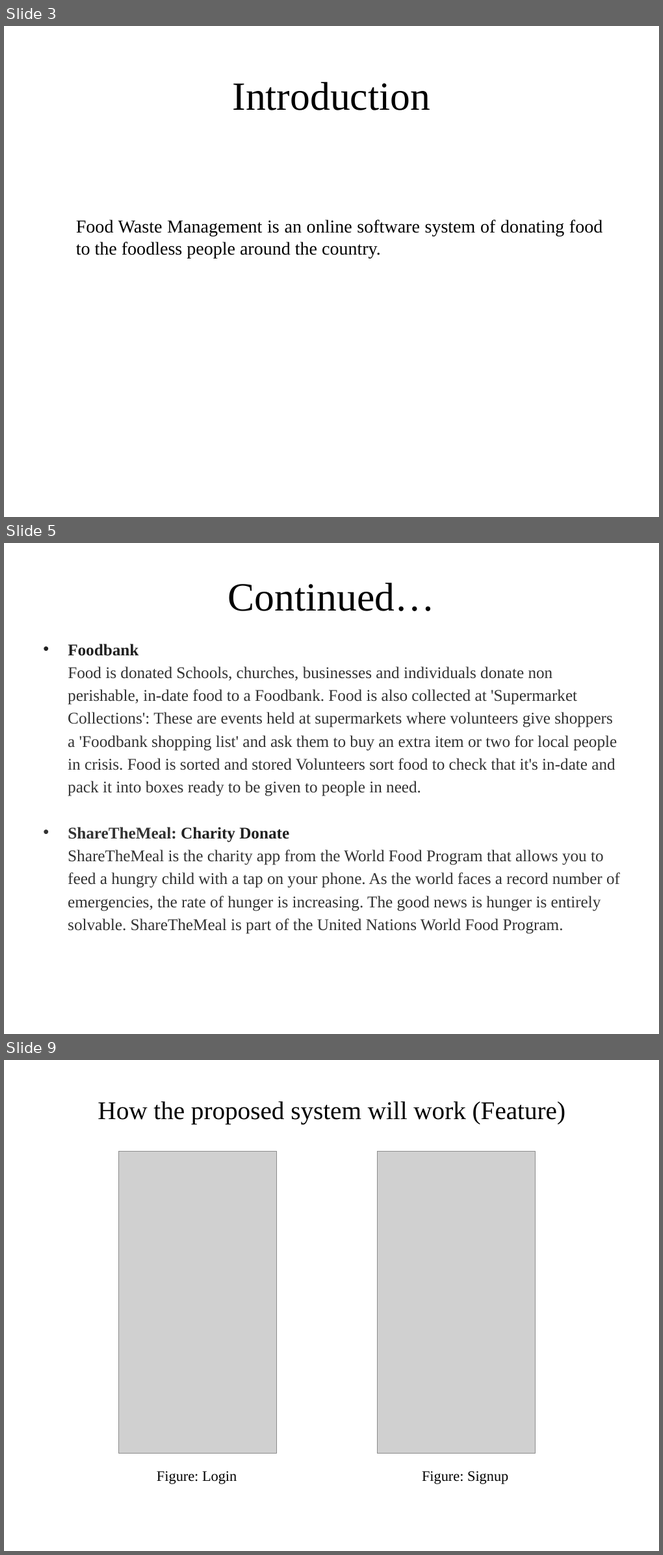
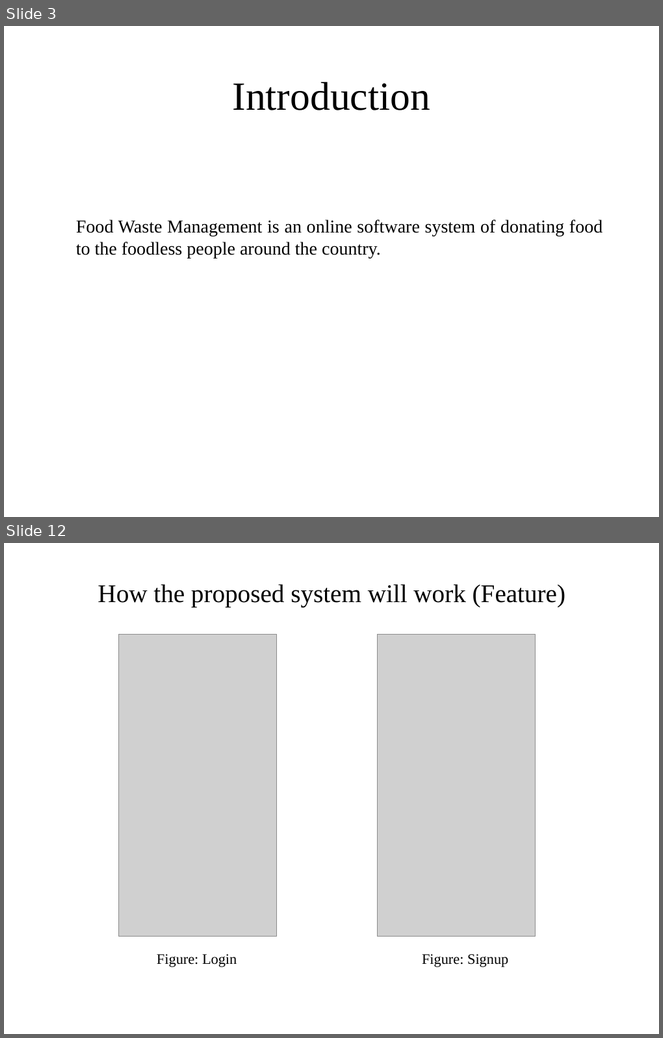
Before and after one commit to RedwanSharafatKabir/DonateUs, a slide deck: Donate Us Files/food waste management.pptx. Shown one above the other, each under a label of ours: slides 3, 5 and 9 before the commit, slides 3 and 12 after it; the slides between them are not shown. The pictures are 663x1555 and 663x1038 pixels, drawn with LibreOffice and Linux fonts; fonts in the diff are those of the drawing; grey boxes stand for pictures. Boxes give left, top, right and bottom in pixels: in the first picture for what was removed or moved away, otherwise in the second. Text is boxed around its words. In the diff, an @@ line names an element or a change of style, - is before the commit and + after.

```diff
--- a/Donate Us Files/food waste management.pptx
+++ b/Donate Us Files/food waste management.pptx
@@ slide 5 removed at bbox=[4, 543, 659, 1034], background #FFFFFF @@
@@ title removed at bbox=[228, 583, 435, 611] @@
-Continued…
@@ text removed at bbox=[68, 644, 620, 934] @@
-• Foodbank
-Food is donated Schools, churches, businesses and individuals donate non
-perishable, in-date food to a Foodbank. Food is also collected at 'Supermarket
-Collections': These are events held at supermarkets where volunteers give shoppers
-a 'Foodbank shopping list' and ask them to buy an extra item or two for local people
-in crisis. Food is sorted and stored Volunteers sort food to check that it's in-date and
-pack it into boxes ready to be given to people in need.
-• ShareTheMeal: Charity Donate
-ShareTheMeal is the charity app from the World Food Program that allows you to
-feed a hungry child with a tap on your phone. As the world faces a record number of
-emergencies, the rate of hunger is increasing. The good news is hunger is entirely
-solvable. ShareTheMeal is part of the United Nations World Food Program.
@@ what was slide 9 is now slide 12 @@
```
Also in this commit, not shown: 6 slides changed, 5 slides added, 31 other files.
